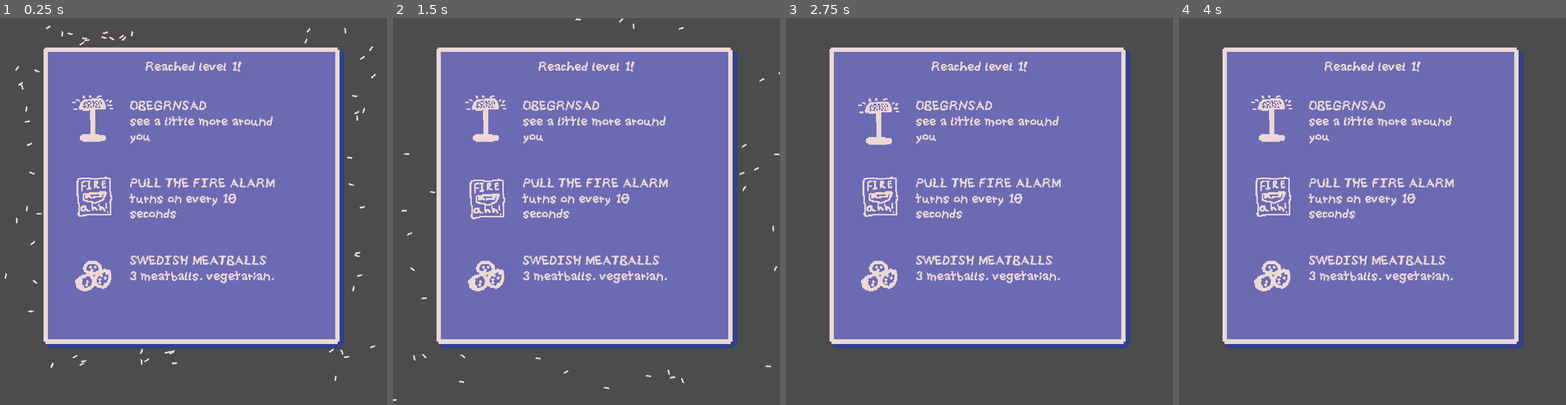
Above: before the commit, frames 1-4 (left to right).
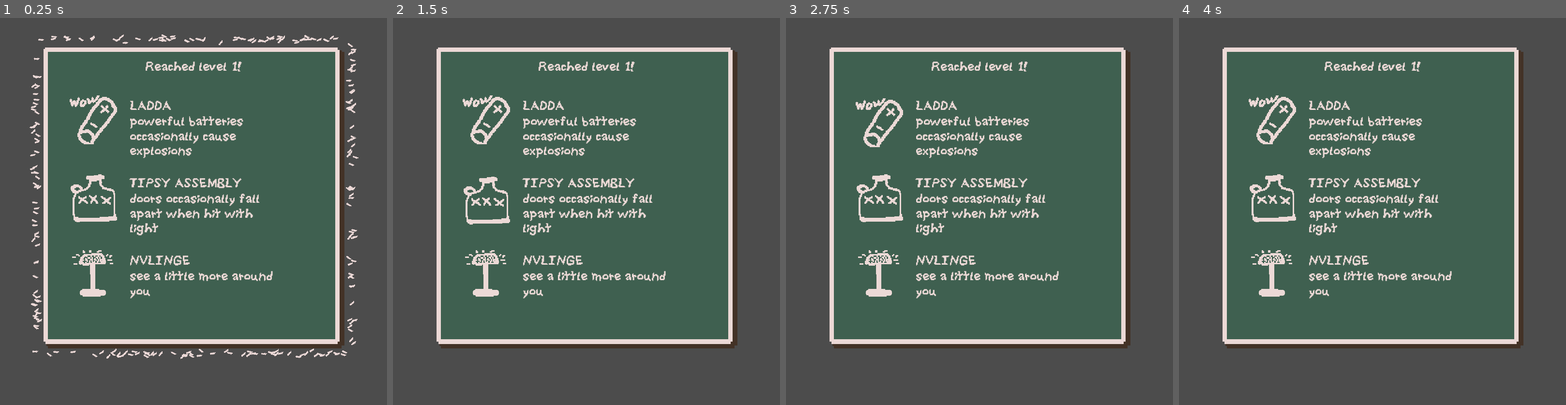
Above: after the commit, the same moments.

Repository: nolenroyalty/flashlight-survivors
Game: Godot game, scene res://ui/UpgradeDialogue.tscn
Two runs of this game, one before a commit and one after it. Both use one fixed random seed, a clock stepped at 60 frames per second and the inputs below. This scene is started directly instead of the project's main scene.
Inputs (mouse positions are in pixels of both pictures, inside the frame that each line leads up to):
- Up to frame 1 (0.25 s): no input
- Up to frame 2 (1.5 s): move the mouse to (671, 192) at 0.52 s; hold D (player_right) 0.53-1.28 s; move the mouse to (509, 230) at 1.27 s; hold S (player_down) from 1.28 s (still down)
- Up to frame 3 (2.75 s): move the mouse to (1018, 126) at 2.02 s; release S (player_down) at 2.03 s; hold D (player_right) from 2.03 s (still down)
- Up to frame 4 (4 s): move the mouse to (1353, 288) at 2.77 s; release D (player_right) at 2.78 s; hold W (player_up) 2.78-3.53 s; move the mouse to (1488, 269) at 3.52 s; hold A (player_left) from 3.53 s (still down)

The runs differ from the first frame. In frame 1, 57% of the frame differs, in the area x 1-97%, y 1-94%; in frame 2, 56%; in frame 3, 56%; in frame 4, 56%.

Commit message:
icons and upgrade text

Diff:
--- a/globals/State.gd
+++ b/globals/State.gd
@@ -3,8 +3,8 @@
 signal player_died()
 signal health_set(amount)
 
-const MAX_HEALTH = 12
-var player_health = MAX_HEALTH - 2
+const MAX_HEALTH = 10
+var player_health = MAX_HEALTH
 var player_level = 1
 
 func decrease_health(amount):
@@ -19,47 +19,209 @@
 	player_health = min(player_health, MAX_HEALTH)
 	emit_signal("health_set", player_health)
 
-enum UPGRADE { Lamp, Meatballs, Fire }
+enum Upgrade { Lamp, Meatballs, Fire, TrackLighting, Explode, Speed, Drunkenness, BigTote }
 
 var IconLamp = preload("res://Aseprite/lamp1.png")
 var IconMeatballs = preload("res://Aseprite/meatballs.png")
 var IconFire = preload("res://Aseprite/fire1.png")
+var IconTrack = preload("res://Aseprite/tracklighting1.png")
+var IconExplode = preload("res://Aseprite/battery.png")
+var IconSpeed = preload("res://Aseprite/grease.png")
+var IconDrunk = preload("res://Aseprite/booze.png")
+var IconTote = preload("res://Aseprite/booze.png")
+
+
+var lamp_level = 0
+var max_lamp_level = 4
+var beam_width_level = 0
+var max_beam_width_level = 3
+var fire_alarm_level = 0
+var max_fire_alarm_level = 6
+var track_lighting_level = 0
+var max_track_lighting_level = 4
+var explode_level = 0
+var max_explode_level = 3
+var speed_level = 0
+var max_speed_level = 6
+var drunkenness_level = 0
+var max_drunkenness_level = 2
+var number_of_big_totes = 0
+
+func current_level(upgrade):
+	match upgrade:
+		Upgrade.Lamp:
+			return lamp_level
+		Upgrade.Meatballs:
+			return 0
+		Upgrade.Fire:
+			return fire_alarm_level
+		Upgrade.TrackLighting:
+			return track_lighting_level
+		Upgrade.Explode:
+			return explode_level
+		Upgrade.Speed:
+			return speed_level
+		Upgrade.Drunkenness:
+			return drunkenness_level
+		Upgrade.BigTote:
+			return number_of_big_totes
+
+func max_level(upgrade):
+	match upgrade:
+		Upgrade.Lamp:
+			return max_lamp_level
+		Upgrade.Meatballs:
+			return null
+		Upgrade.Fire:
+			return max_fire_alarm_level
+		Upgrade.TrackLighting:
+			return max_track_lighting_level
+		Upgrade.Explode:
+			return max_explode_level
+		Upgrade.Speed:
+			return max_speed_level
+		Upgrade.Drunkenness:
+			return max_drunkenness_level
+		Upgrade.BigTote:
+			return null
+
+func available(upgrade):
+	var cur = current_level(upgrade)
+	var max_ = max_level(upgrade)
+	if max_ == null:
+		match upgrade:
+			Upgrade.Meatballs:
+				return player_health < State.MAX_HEALTH - 1
+		return true
+	return cur < max_
+
 
 func available_upgrades():
-	return [ UPGRADE.Lamp, UPGRADE.Meatballs, UPGRADE.Fire ]
+	var l = []
+	for upgrade in Upgrade.values():
+		if upgrade == Upgrade.BigTote:
+			continue
+		if available(upgrade):
+			l.append(upgrade)
+	return l
 
 func upgrade_icon(upgrade):
 	match upgrade:
-		UPGRADE.Lamp:
+		Upgrade.Lamp:
 			return IconLamp
-		UPGRADE.Meatballs:
+		Upgrade.Meatballs:
 			return IconMeatballs
-		UPGRADE.Fire:
+		Upgrade.Fire:
 			return IconFire
+		Upgrade.TrackLighting:
+			return IconTrack
+		Upgrade.Explode:
+			return IconExplode
+		Upgrade.Speed:
+			return IconSpeed
+		Upgrade.Drunkenness:
+			return IconDrunk
+		Upgrade.BigTote:
+			return IconTote
+
 
 func upgrade_title(upgrade):
 	match upgrade:
-		UPGRADE.Lamp:
-			return "OBEGRÄNSAD"
-		UPGRADE.Meatballs:
+		Upgrade.Lamp:
+			match lamp_level:
+				0: return "NÄVLINGE"
+				1: return "HÅRSLINGA"
+				2: return "SOMMARLÅNKE"
+				3: return "OBEGRÄNSAD"
+		Upgrade.Meatballs:
 			return "SWEDISH MEATBALLS"
-		UPGRADE.Fire:
-			return "PULL THE FIRE ALARM"
+		Upgrade.Fire:
+			if fire_alarm_level == 0:
+				return "PULL THE FIRE ALARM"
+			else:
+				return "PULLING MORE MAKES IT GO FASTER?"
+		Upgrade.TrackLighting:
+			match track_lighting_level:
+				0: return "TROSS"
+				1: return "NYMÅNE"
+				2: return "STRATOSFÄR"
+				3: return "HAUNTED STRATOSFÄR"
+		Upgrade.Explode:
+			match explode_level:
+				0: return "LADDA"
+				1: return "MANY LADDA"
+				2: return "STENKOL LADDA"
+		Upgrade.Speed:
+			if speed_level == 0: return "GREASY WHEELS"
+			else: return "GREASIER WHEELS"
+		Upgrade.Drunkenness:
+			match drunkenness_level:
+				0: return "TIPSY ASSEMBLY"
+				1: return "DRUNKEN ASSEMBLY"
+		Upgrade.BigTote:
+			return "BIG TOTE"
+
+	return "BUG NO TITLE SORRY"
 
 func upgrade_text(upgrade):
 	match upgrade:
-		UPGRADE.Lamp:
-			return "see a little more around you"
-		UPGRADE.Meatballs:
+		Upgrade.Lamp:
+			match lamp_level:
+				0: return "see a little more around you"
+				1: return "see a little more around you"
+				2: return "see a lot more around you"
+				3: return "see a lot more around you"
+		Upgrade.Meatballs:
 			return "3 meatballs. vegetarian."
-		UPGRADE.Fire:
-			return "turns on every 10 seconds"
+		Upgrade.Fire:
+			if fire_alarm_level == 0:
+				return "alarm flashes every 10 seconds"
+			else:
+				return "alarm flashes more frequently"
+		Upgrade.TrackLighting:
+			match track_lighting_level:
+				0: return "3 spotlights to zap your foes"
+				1: return "another spotlight means more zapping"
+				2: return "another spotlight means more zapping"
+				3: return "spotlights move around"
+		Upgrade.Explode:
+			match explode_level:
+				0: return "powerful batteries occasionally cause explosions"
+				1: return "more powerful batteries mean more explosions"
+				2: return "big batter pack. bigger explosions."
+		Upgrade.Speed:
+			if speed_level == 0:
+				return "grease up your cart wheels to travel faster"
+			else:
+				return "more grease. more speed."
+		Upgrade.Drunkenness:
+			match drunkenness_level:
+				0: return "doors occasionally fall apart when hit with light"
+				1: return "doors often fall apart when hit with light"
+		Upgrade.BigTote:
+			return "it's iconic"
 
 func apply_upgrade(upgrade):
 	match upgrade:
-		UPGRADE.Lamp:
-			pass
-		UPGRADE.Meatballs:
+		Upgrade.Lamp:
+			lamp_level += 1
+			lamp_level = min(lamp_level, max_lamp_level)
+		Upgrade.Meatballs:
 			increase_health(3)
-		UPGRADE.Fire:
-			pass
+		Upgrade.Fire:
+			fire_alarm_level += 1
+			fire_alarm_level = min(fire_alarm_level, max_fire_alarm_level)
+		Upgrade.TrackLighting:
+			track_lighting_level += 1
+			track_lighting_level = min(track_lighting_level, max_track_lighting_level)
+		Upgrade.Explode:
+			explode_level += 1
+			explode_level = min(explode_level, max_explode_level)
+		Upgrade.Speed:
+			speed_level += 1
+			speed_level = min(speed_level, max_speed_level)
+		Upgrade.Drunkenness:
+			drunkenness_level += 1
+			drunkenness_level = min(drunkenness_level, max_drunkenness_level)
+		Upgrade.BigTote:
+			number_of_big_totes += 1
--- a/ui/UpgradeChoice.gd
+++ b/ui/UpgradeChoice.gd
@@ -7,7 +7,7 @@
 onready var title = $VBoxContainer/Title
 onready var anim := $AnimationPlayer
 var mouse_present = false
-var upgrade = State.UPGRADE.Lamp
+var upgrade = State.Upgrade.Lamp
 
 func wiggle():
 	anim.play("wiggle")
--- a/ui/UpgradeChoice.tscn
+++ b/ui/UpgradeChoice.tscn
@@ -73,6 +73,7 @@
 margin_bottom = 16.0
 custom_colors/font_color = Color( 0.92549, 0.85098, 0.839216, 1 )
 text = "3 Swedish Meatballs"
+autowrap = true
 
 [node name="Text" type="Label" parent="VBoxContainer"]
 margin_top = 20.0
--- a/ui/UpgradeDialogue.gd
+++ b/ui/UpgradeDialogue.gd
@@ -13,20 +13,21 @@
 	emit_signal("finished")
 
 func _ready():
-	for child in $ParticleHolder.get_children():
-		child.emitting = true
-
+	$AnimationPlayer.play("shwoop")
 	congrats.text = "Reached level %d!" % [State.player_level]
 
 	rng = RandomNumberGenerator.new()
 	rng.randomize()
 	var all_choices = State.available_upgrades()
 	var my_choices = []
-	for _i in range(max(len(all_choices), 3)):
+
+	for _i in range(min(len(all_choices), 3 - len(my_choices))):
 		var choice = rng.randi_range(0, len(all_choices)-1)
-		print(choice)
 		my_choices.append(all_choices[choice])
 		all_choices.remove(choice)
+
+	if len(my_choices) < 3:
+		my_choices.append(State.Upgrade.BigTote)
 
 	for choice in my_choices:
 		var choice_node = UpgradeChoice.instance()
--- a/ui/UpgradeDialogue.tscn
+++ b/ui/UpgradeDialogue.tscn
@@ -1,9 +1,160 @@
-[gd_scene load_steps=4 format=2]
+[gd_scene load_steps=6 format=2]
 
 [ext_resource path="res://ui/UpgradeDialogue.gd" type="Script" id=1]
 [ext_resource path="res://Aseprite/upgradebackground.png" type="Texture" id=2]
 [ext_resource path="res://Aseprite/particle1.png" type="Texture" id=3]
 
+[sub_resource type="Animation" id=2]
+length = 0.001
+tracks/0/type = "value"
+tracks/0/path = NodePath("ParticleHolder:rect_scale")
+tracks/0/interp = 1
+tracks/0/loop_wrap = true
+tracks/0/imported = false
+tracks/0/enabled = true
+tracks/0/keys = {
+"times": PoolRealArray( 0 ),
+"transitions": PoolRealArray( 1 ),
+"update": 0,
+"values": [ Vector2( 0.1, 0.1 ) ]
+}
+tracks/1/type = "value"
+tracks/1/path = NodePath("Background:rect_scale")
+tracks/1/interp = 1
+tracks/1/loop_wrap = true
+tracks/1/imported = false
+tracks/1/enabled = true
+tracks/1/keys = {
+"times": PoolRealArray( 0 ),
+"transitions": PoolRealArray( 1 ),
+"update": 0,
+"values": [ Vector2( 0.1, 0.1 ) ]
+}
+tracks/2/type = "value"
+tracks/2/path = NodePath("ParticleHolder/Top:emitting")
+tracks/2/interp = 1
+tracks/2/loop_wrap = true
+tracks/2/imported = false
+tracks/2/enabled = true
+tracks/2/keys = {
+"times": PoolRealArray( 0 ),
+"transitions": PoolRealArray( 1 ),
+"update": 0,
+"values": [ false ]
+}
+tracks/3/type = "value"
+tracks/3/path = NodePath("ParticleHolder/Bot:emitting")
+tracks/3/interp = 1
+tracks/3/loop_wrap = true
+tracks/3/imported = false
+tracks/3/enabled = true
+tracks/3/keys = {
+"times": PoolRealArray( 0 ),
+"transitions": PoolRealArray( 1 ),
+"update": 0,
+"values": [ false ]
+}
+tracks/4/type = "value"
+tracks/4/path = NodePath("ParticleHolder/Left:emitting")
+tracks/4/interp = 1
+tracks/4/loop_wrap = true
+tracks/4/imported = false
+tracks/4/enabled = true
+tracks/4/keys = {
+"times": PoolRealArray( 0 ),
+"transitions": PoolRealArray( 1 ),
+"update": 0,
+"values": [ false ]
+}
+tracks/5/type = "value"
+tracks/5/path = NodePath("ParticleHolder/Right:emitting")
+tracks/5/interp = 1
+tracks/5/loop_wrap = true
+tracks/5/imported = false
+tracks/5/enabled = true
+tracks/5/keys = {
+"times": PoolRealArray( 0 ),
+"transitions": PoolRealArray( 1 ),
+"update": 0,
+"values": [ false ]
+}
+
+[sub_resource type="Animation" id=1]
+resource_name = "shwoop"
+length = 0.25
+tracks/0/type = "value"
+tracks/0/path = NodePath("ParticleHolder:rect_scale")
+tracks/0/interp = 2
+tracks/0/loop_wrap = true
+tracks/0/imported = false
+tracks/0/enabled = true
+tracks/0/keys = {
+"times": PoolRealArray( 0, 0.25 ),
+"transitions": PoolRealArray( 1, 1 ),
+"update": 0,
+"values": [ Vector2( 0.1, 0.1 ), Vector2( 1, 1 ) ]
+}
+tracks/1/type = "value"
+tracks/1/path = NodePath("Background:rect_scale")
+tracks/1/interp = 2
+tracks/1/loop_wrap = true
+tracks/1/imported = false
+tracks/1/enabled = true
+tracks/1/keys = {
+"times": PoolRealArray( 0, 0.25 ),
+"transitions": PoolRealArray( 1, 1 ),
+"update": 0,
+"values": [ Vector2( 0.1, 0.1 ), Vector2( 1, 1 ) ]
+}
+tracks/2/type = "value"
+tracks/2/path = NodePath("ParticleHolder/Top:emitting")
+tracks/2/interp = 1
+tracks/2/loop_wrap = true
+tracks/2/imported = false
+tracks/2/enabled = true
+tracks/2/keys = {
+"times": PoolRealArray( 0, 0.2 ),
+"transitions": PoolRealArray( 1, 1 ),
+"update": 1,
+"values": [ false, true ]
+}
+tracks/3/type = "value"
+tracks/3/path = NodePath("ParticleHolder/Bot:emitting")
+tracks/3/interp = 1
+tracks/3/loop_wrap = true
+tracks/3/imported = false
+tracks/3/enabled = true
+tracks/3/keys = {
+"times": PoolRealArray( 0, 0.2 ),
+"transitions": PoolRealArray( 1, 1 ),
+"update": 1,
+"values": [ false, true ]
+}
+tracks/4/type = "value"
+tracks/4/path = NodePath("ParticleHolder/Left:emitting")
+tracks/4/interp = 1
+tracks/4/loop_wrap = true
+tracks/4/imported = false
+tracks/4/enabled = true
+tracks/4/keys = {
+"times": PoolRealArray( 0, 0.2 ),
+"transitions": PoolRealArray( 1, 1 ),
+"update": 1,
+"values": [ false, true ]
+}
+tracks/5/type = "value"
+tracks/5/path = NodePath("ParticleHolder/Right:emitting")
+tracks/5/interp = 1
+tracks/5/loop_wrap = true
+tracks/5/imported = false
+tracks/5/enabled = true
+tracks/5/keys = {
+"times": PoolRealArray( 0, 0.2 ),
+"transitions": PoolRealArray( 1, 1 ),
+"update": 1,
+"values": [ false, true ]
+}
+
 [node name="UpgradeDialogue" type="CanvasLayer"]
 pause_mode = 2
 script = ExtResource( 1 )
@@ -11,12 +162,18 @@
 [node name="ParticleHolder" type="Control" parent="."]
 margin_right = 40.0
 margin_bottom = 40.0
+rect_scale = Vector2( 0.1, 0.1 )
+rect_pivot_offset = Vector2( 250, 250 )
 
 [node name="Top" type="CPUParticles2D" parent="ParticleHolder"]
 position = Vector2( 239, 30 )
 emitting = false
 amount = 60
-one_shot = true
+lifetime = 0.75
+one_shot = true
+explosiveness = 1.0
+randomness = 0.49
+lifetime_randomness = 0.53
 texture = ExtResource( 3 )
 emission_shape = 2
 emission_rect_extents = Vector2( 195, 2 )
@@ -34,7 +191,11 @@
 position = Vector2( 249, 431 )
 emitting = false
 amount = 60
-one_shot = true
+lifetime = 0.75
+one_shot = true
+explosiveness = 1.0
+randomness = 0.49
+lifetime_randomness = 0.53
 texture = ExtResource( 3 )
 emission_shape = 2
 emission_rect_extents = Vector2( 195, 2 )
@@ -52,7 +213,11 @@
 position = Vector2( 49, 238 )
 emitting = false
 amount = 60
-one_shot = true
+lifetime = 0.75
+one_shot = true
+explosiveness = 1.0
+randomness = 0.49
+lifetime_randomness = 0.53
 texture = ExtResource( 3 )
 emission_shape = 2
 emission_rect_extents = Vector2( 2, 195 )
@@ -70,7 +235,11 @@
 position = Vector2( 452, 232 )
 emitting = false
 amount = 60
-one_shot = true
+lifetime = 0.75
+one_shot = true
+explosiveness = 1.0
+randomness = 0.49
+lifetime_randomness = 0.53
 texture = ExtResource( 3 )
 emission_shape = 2
 emission_rect_extents = Vector2( 2, 195 )
@@ -92,6 +261,8 @@
 margin_top = -212.0
 margin_right = 195.0
 margin_bottom = 177.0
+rect_scale = Vector2( 0.1, 0.1 )
+rect_pivot_offset = Vector2( 195, 195 )
 texture = ExtResource( 2 )
 region_rect = Rect2( 0, 0, 64, 64 )
 patch_margin_left = 6
@@ -120,3 +291,7 @@
 custom_colors/font_color = Color( 0.92549, 0.85098, 0.839216, 1 )
 text = "Reached level 2!"
 align = 1
+
+[node name="AnimationPlayer" type="AnimationPlayer" parent="."]
+anims/RESET = SubResource( 2 )
+anims/shwoop = SubResource( 1 )
--- a/ui/XPBar.gd
+++ b/ui/XPBar.gd
@@ -9,7 +9,7 @@
 
 func xp_required():
 	# Come back and fix this
-	return 10 * State.player_level
+	return 1 * State.player_level
 
 func set_foreground_scale():
 	var req = xp_required()
Binary file added: Aseprite/battery.aseprite
Binary file added: Aseprite/battery.png
Not shown, added: Aseprite/battery.png.import
Binary file added: Aseprite/booze.aseprite
Binary file added: Aseprite/booze.png
Not shown, added: Aseprite/booze.png.import
Binary file added: Aseprite/grease.aseprite
Binary file added: Aseprite/grease.png
Not shown, added: Aseprite/grease.png.import
Binary file added: Aseprite/ikebag.aseprite
Binary file added: Aseprite/ikebag.png
Not shown, added: Aseprite/ikebag.png.import
(and 7 more such lines)
